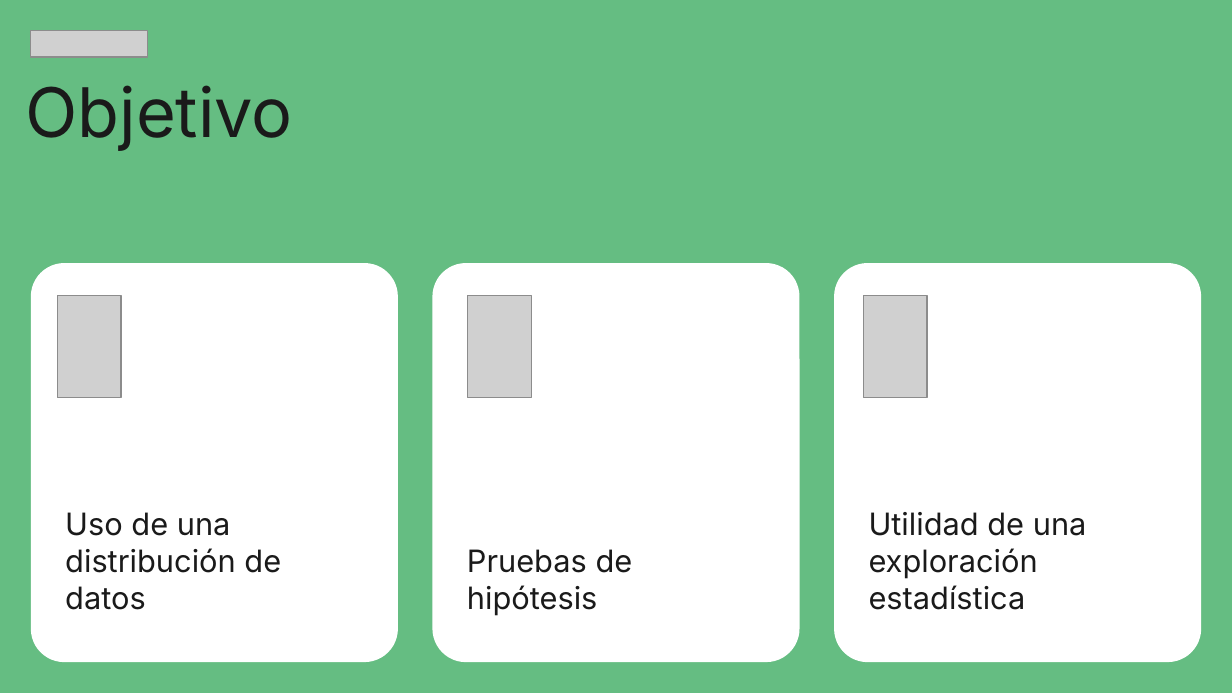
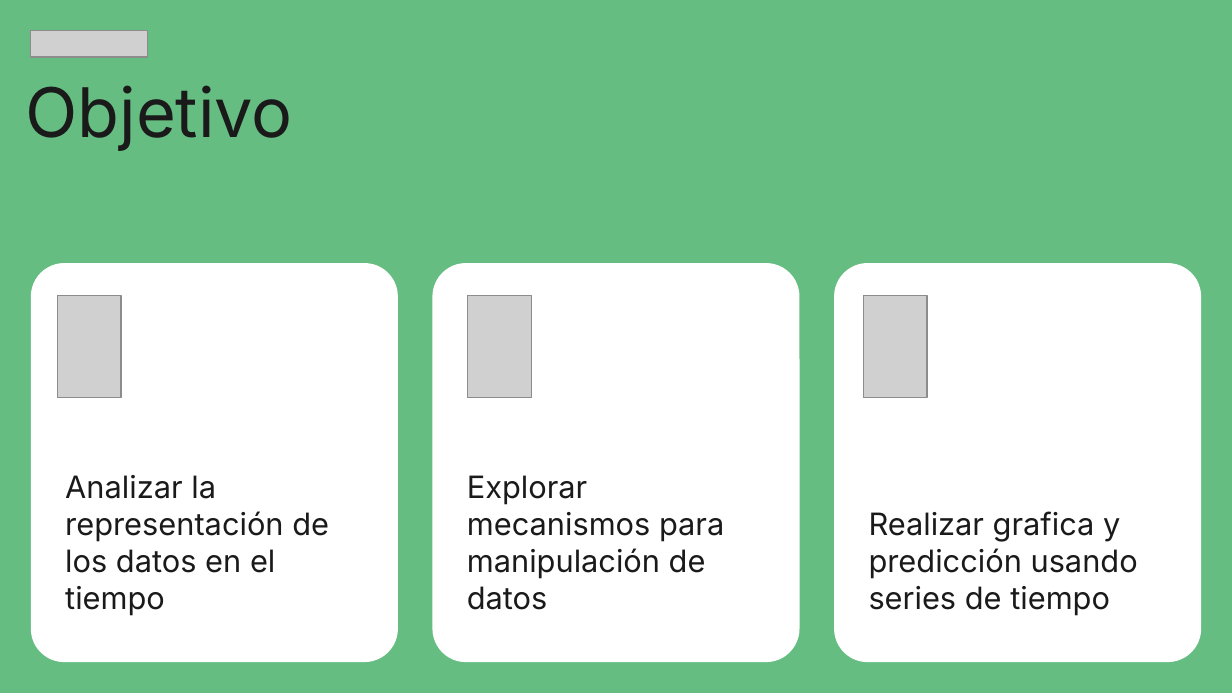
Before and after one commit to ljpiere/data_python_classes, a slide deck: slide 4 of DS/Webinar 31 - Sprint 15 - Series temporales/Webinar_20_Sp14_SeriesTemporales.pptx. Drawn at 1232x693 pixels with LibreOffice and Linux fonts; fonts in the diff are those of the drawing; grey boxes stand for pictures. Boxes give left, top, right and bottom in pixels: in the first picture for what was removed or moved away, otherwise in the second. Text is boxed around its words. In the diff, an @@ line names an element or a change of style, - is before the commit and + after.

```diff
--- a/DS/Webinar 31 - Sprint 15 - Series temporales/Webinar_20_Sp14_SeriesTemporales.pptx
+++ b/DS/Webinar 31 - Sprint 15 - Series temporales/Webinar_20_Sp14_SeriesTemporales.pptx
@@ text in rounded rectangle at box(65, 475, 329, 615): text changed @@
-Uso de una distribución de datos
+Analizar la representación de los datos en el tiempo
@@ text in rounded rectangle at box(467, 475, 724, 610): text changed @@
-Pruebas de hipótesis
+Explorar mecanismos para manipulación de datos
@@ text in rounded rectangle at box(869, 511, 1138, 615): text changed @@
-Utilidad de una exploración estadística
+Realizar grafica y predicción usando series de tiempo
```
Also in this commit, not shown: 2 other slides changed, 6 other files.
